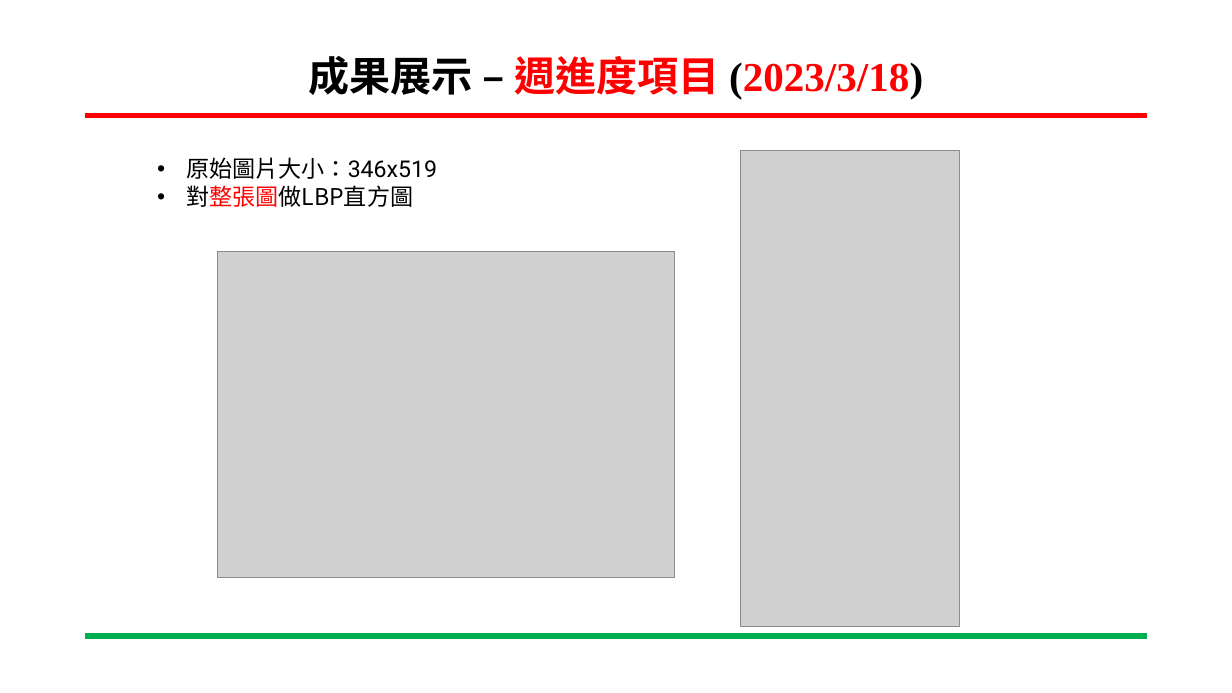
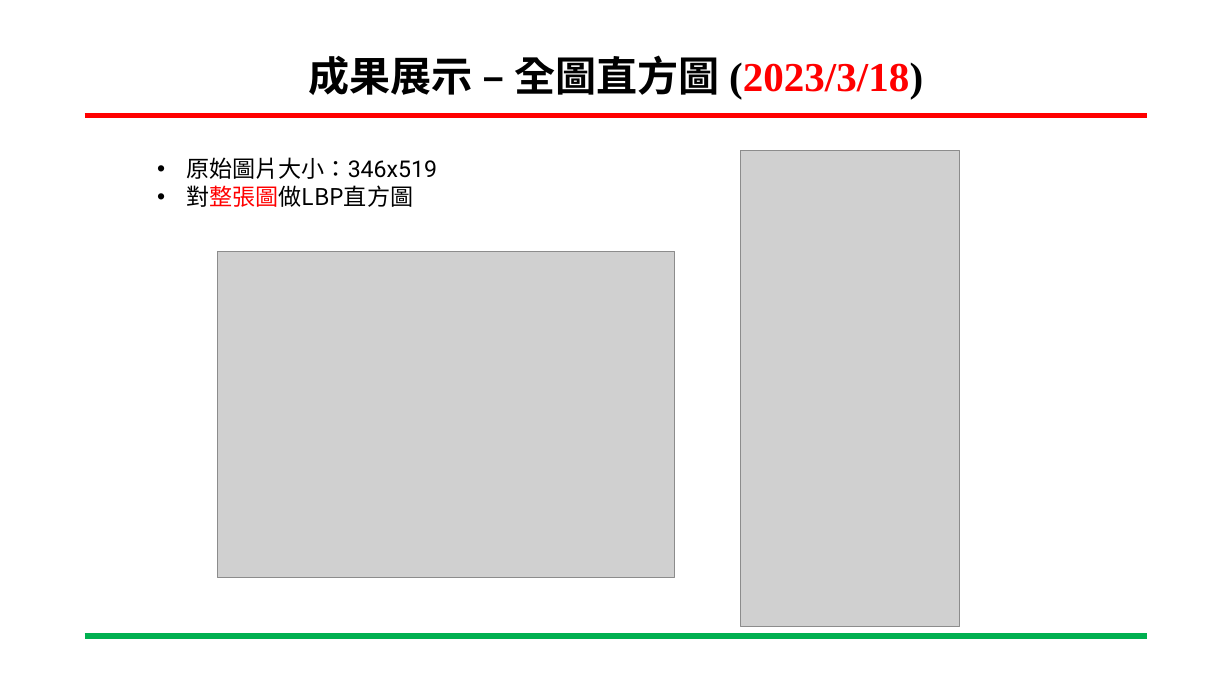
Before and after one commit to ing0331/111-2_Embedded-Image-Processing, a slide deck: slide 7 of HW2/LBP_HW2.pptx. Drawn at 1232x693 pixels with LibreOffice and Linux fonts; fonts in the diff are those of the drawing; grey boxes stand for pictures; background and template pictures are left out. Boxes give left, top, right and bottom in pixels: in the first picture for what was removed or moved away, otherwise in the second. Text is boxed around its words. In the diff, an @@ line names an element or a change of style, - is before the commit and + after.

```diff
--- a/HW2/LBP_HW2.pptx
+++ b/HW2/LBP_HW2.pptx
@@ title at (309, 55, 923, 99): text changed; text colour #FF0000 to #000000 @@
-成果展示 – 週進度項目 (2023/3/18)
+成果展示 – 全圖直方圖 (2023/3/18)
```
Also in this commit, not shown: 4 other slides changed.
